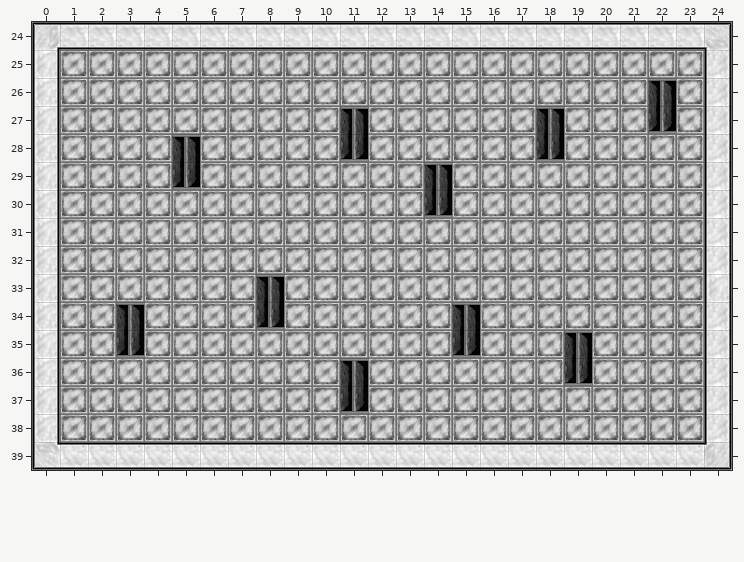
One commit to this Tiled map (JSON): assets/tilemaps/lvl4.json. The first picture shows the starting point.
Cells are 32x32 px. Shown: x 0..24, y 24..39.
The same view after the edit:
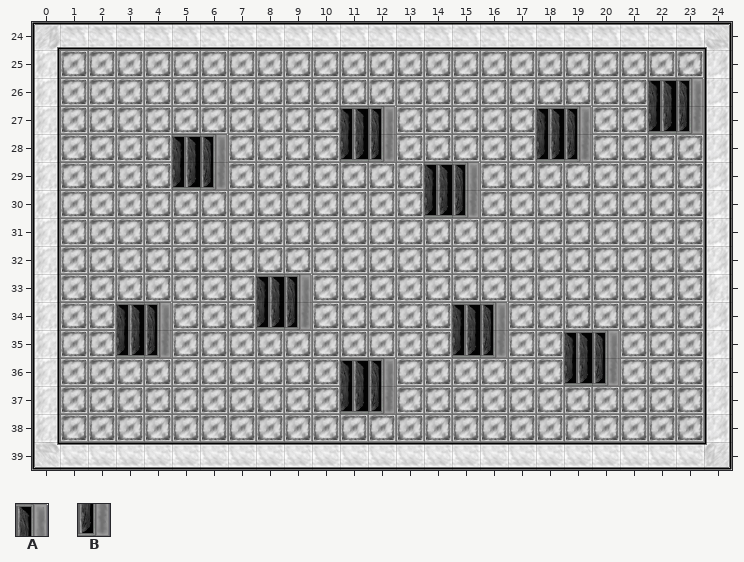
Key: from "newTileset": A 3 turned 90, B 4 turned 90.
_ is an empty cell.
Tiles of an added or newly shown layer are drawn over the layers below it.
Changes in this commit:
Layer "Above Player" (now shown):
y 26: x 23 _ -> A
y 27: x 12 _ -> A; x 19 _ -> A; x 23 _ -> B
y 28: x 6 _ -> A; x 12 _ -> B; x 19 _ -> B
y 29: x 6 _ -> B; x 15 _ -> A
y 30: x 15 _ -> B
y 33: x 9 _ -> A
y 34: x 4 _ -> A; x 9 _ -> B; x 16 _ -> A
y 35: x 4 _ -> B; x 16 _ -> B; x 20 _ -> A
y 36: x 12 _ -> A; x 20 _ -> B
y 37: x 12 _ -> B
